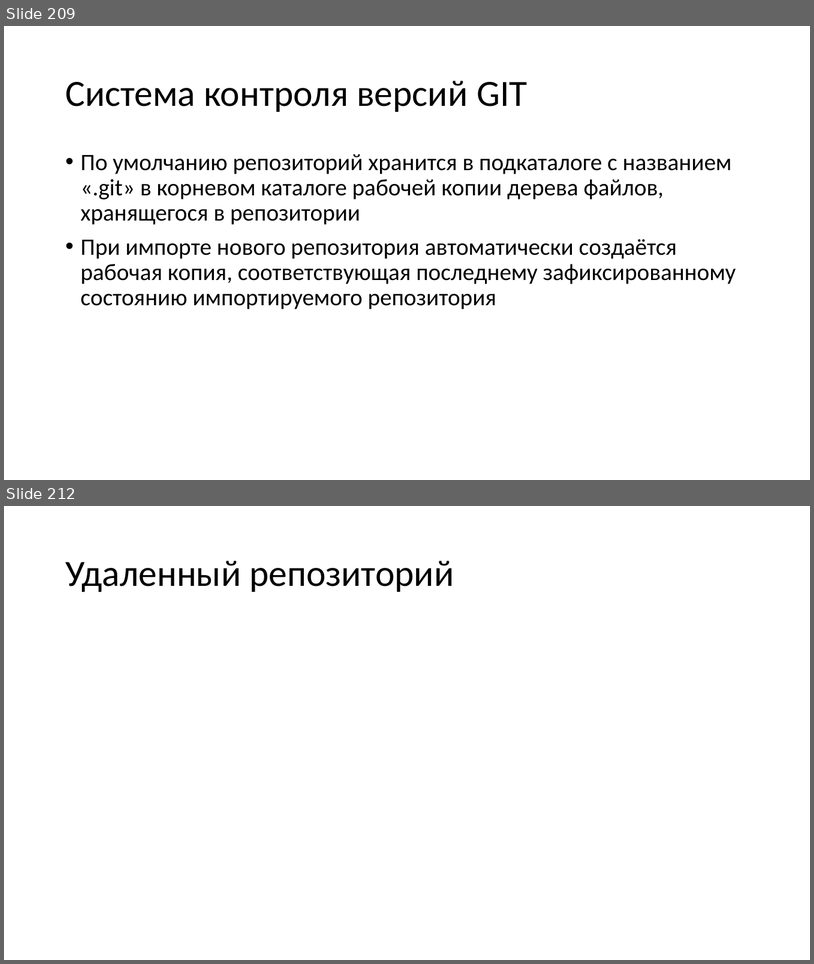
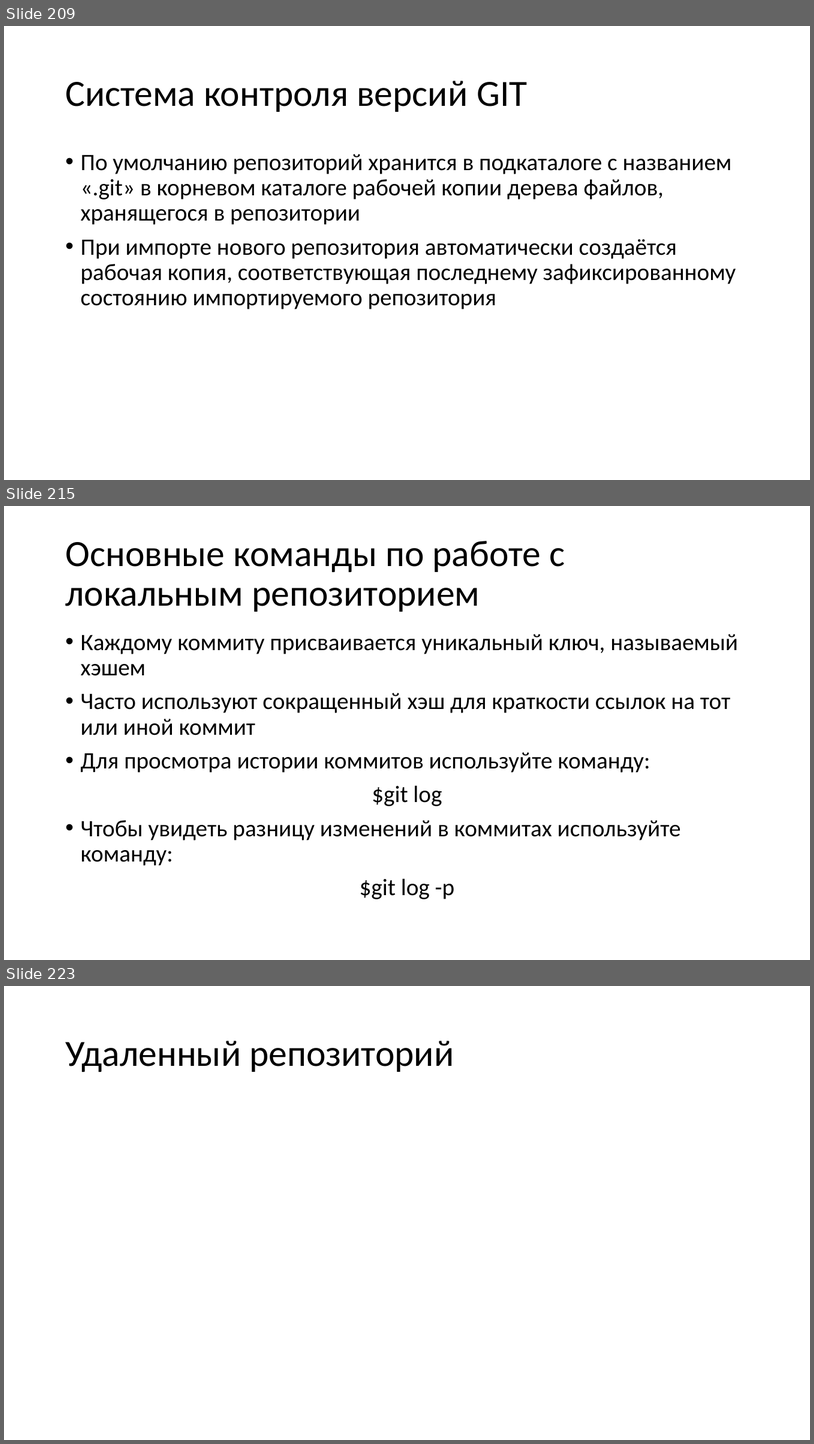
Before and after one commit to paveltsytovich/telegram-course, a slide deck: Presentation/Разработка ботов для телеграмм на Python.pptx. Shown one above the other, each under a label of ours: slides 209 and 212 before the commit, slides 209, 215 and 223 after it; the slides between them are not shown. The pictures are 814x964 and 814x1444 pixels, drawn with LibreOffice and Linux fonts; fonts in the diff are those of the drawing. Boxes give left, top, right and bottom in pixels: in the first picture for what was removed or moved away, otherwise in the second. Text is boxed around its words. In the diff, an @@ line names an element or a change of style, - is before the commit and + after.

```diff
--- a/Presentation/Разработка ботов для телеграмм на Python.pptx
+++ b/Presentation/Разработка ботов для телеграмм на Python.pptx
@@ slide 215 added at <box>4,506,810,960</box>, background #FFFFFF @@
@@ title added at <box>65,541,565,612</box>, 44 pt, text #000000 @@
+Основные команды по работе с локальным репозиторием
@@ text added at <box>81,634,738,899</box>, 28 pt, text #000000 @@
+• Каждому коммиту присваивается уникальный ключ, называемый хэшем
+• Часто используют сокращенный хэш для краткости ссылок на тот или иной коммит
+• Для просмотра истории коммитов используйте команду:
+$git log
+• Чтобы увидеть разницу изменений в коммитах используйте команду:
+$git log -p
@@ what was slide 212 is now slide 223 @@
```
Also in this commit, not shown: 2 slides changed, 10 other slides added.
